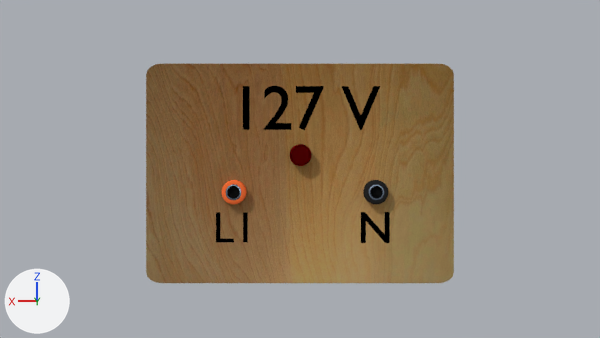
Before and after pictures for a commit that changed the Blender file SecuenciaLabSimulator/Assets/Prefabs/1.blend.
Rendered twice from the file's camera 'Camera'. Arrows for +X, +Y and +Z are at lower left; the lights stay in place.

Script lines for the objects in view, before the commit:
```python
ob_basemodulo_1 = bpy.data.objects.new('BaseModulo_1', me_cube_001)
ob_basemodulo_1.location = (0.0, 0.0, 0.0)
ob_basemodulo_1.scale = (3.5, 0.075, 2.5)
ob_entradapluganaranjado1 = bpy.data.objects.new('EntradaPlugAnaranjado1', me_cylinder_001)
ob_entradapluganaranjado1.parent = ob_basemodulo_1
ob_entradapluganaranjado1.location = (1.5, 0.19, 2.75)
ob_entradapluganaranjado1.rotation_euler = (-1.571, 0.0, 0.0)  # degrees (-90, 0, 0)
ob_entradapluganaranjado1.scale = (0.274, 0.274, 0.113)
ob_entradaplugnegro1 = bpy.data.objects.new('EntradaPlugNegro1', me_cylinder_014)
ob_entradaplugnegro1.parent = ob_basemodulo_1
ob_entradaplugnegro1.location = (-1.7, 0.19, 2.75)
ob_entradaplugnegro1.rotation_euler = (-1.571, 0.0, 0.0)  # degrees (-90, 0, 0)
ob_entradaplugnegro1.scale = (0.274, 0.274, 0.113)
ob_luzroja1 = bpy.data.objects.new('LuzRoja1', me_cylinder_010)
ob_luzroja1.parent = ob_basemodulo_1
ob_luzroja1.location = (0.0, 0.195, 3.584)
ob_luzroja1.rotation_euler = (-1.571, 0.0, 0.0)  # degrees (-90, 0, 0)
ob_luzroja1.scale = (0.246, 0.246, 0.133)
ob_texto_127_v = bpy.data.objects.new('Texto-127-V', txt_text)
ob_texto_127_v.parent = ob_basemodulo_1
ob_texto_127_v.location = (-0.103, 0.054, 4.173)
ob_texto_127_v.rotation_euler = (1.571, 0.0, 3.142)  # degrees (90, 0, 180)
ob_texto_127_v.scale = (1.43, 1.43, 1.43)
ob_texto_l1 = bpy.data.objects.new('Texto-L1', txt_text_001)
ob_texto_l1.parent = ob_basemodulo_1
ob_texto_l1.location = (1.5, 0.025, 1.6)
ob_texto_l1.rotation_euler = (1.571, 0.0, 3.142)  # degrees (90, 0, 180)
ob_texto_n = bpy.data.objects.new('Texto-N', txt_text_002)
ob_texto_n.parent = ob_basemodulo_1
ob_texto_n.location = (-1.7, 0.025, 1.6)
ob_texto_n.rotation_euler = (1.571, 0.0, 3.142)  # degrees (90, 0, 180)
```
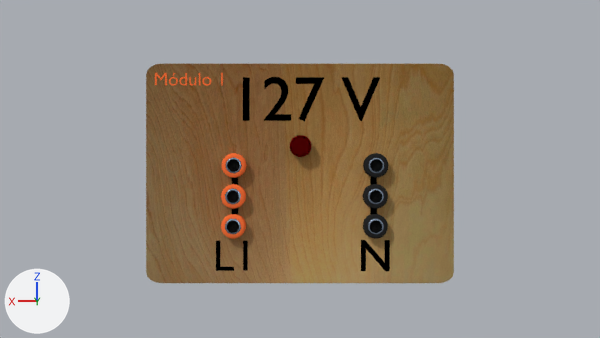
What differs and where, as boxes (x1, y1, x2, y2) in the pictures (600 x 338 px):
'Texto-127-V', moved
    before: (243, 86, 380, 130)
    after: (243, 77, 380, 121)
'EntradaPlugNegro1', moved
    before: (363, 180, 388, 204)
    after: (363, 153, 388, 178)
'EntradaPlugAnaranjado1', moved
    before: (222, 180, 247, 204)
    after: (221, 153, 247, 178)
'Texto-N', moved
    before: (361, 212, 390, 243)
    after: (361, 240, 390, 271)
'Texto-L1', moved
    before: (216, 212, 248, 242)
    after: (216, 241, 248, 271)
'LuzRoja1', moved
    before: (290, 144, 311, 166)
    after: (290, 135, 311, 157)
'EntradaPlugNegro3', added (black)
    after: (363, 214, 388, 239)
'EntradaPlugAnaranjado3', added
    after: (221, 214, 246, 239)
'EntradaPlugNegro2', added (black)
    after: (363, 184, 388, 209)
'EntradaPlugAnaranjado2', added
    after: (221, 184, 246, 209)
'NombreModulo', added
    after: (155, 73, 223, 86)
'Plane.000', added
    after: (370, 176, 377, 215)
'Plane.001', added
    after: (232, 177, 238, 214)

What the commit changed:
Mesh me_cube_000 is new.
It is a box spanning x -1.0..1.0, y -1.0..1.0, z -1.0..1.0.
It uses material mat_lestras (black #000000).
Mesh me_cube_018 is new.
It is a box spanning x -1.0..1.0, y -1.0..1.0, z -1.0..1.0.
It uses material mat_lestras (black #000000).
Text 'Text.004' (txt_text_004) is new.
Its body is 'Módulo 1'.
It uses material mat_enchufesanaranjados (orange #ff733a).
Its extrude is 0.001.
Its align x is 'CENTER'.
Its size is 0.3.
Object 'Texto-127-V' (ob_texto_127_v) moves from (-0.103, 0.054, 4.173) to (-0.103, 0.054, 4.375).
Object 'Texto-L1' (ob_texto_l1) moves from (1.5, 0.025, 1.6) to (1.5, 0.025, 0.961).
Object 'Texto-N' (ob_texto_n) moves from (-1.7, 0.025, 1.6) to (-1.7, 0.025, 0.961).
Object 'LuzRoja1' (ob_luzroja1) moves from (0.0, 0.195, 3.584) to (0.0, 0.195, 3.786).
Object 'EntradaPlugNegro1' (ob_entradaplugnegro1) moves from (-1.7, 0.19, 2.75) to (-1.7, 0.19, 3.351).
Object 'EntradaPlugAnaranjado1' (ob_entradapluganaranjado1) moves from (1.5, 0.19, 2.75) to (1.5, 0.19, 3.351).
Object 'Plane.000' (ob_plane_000) is new; it shows me_cube_000.
Its parent is ob_basemodulo_1.
Its matrix parent inverse is Matrix(((0.286, 0.0, 0.0, 0.0), (0.0, 13.33, 0.0, 0.0), (0.0, 0.0, 0.4, 0.0), (0.0, 0.0, 0.0, 1.0))).
Its location is (-1.67, 0.0719, -0.49).
Its scale is (0.07, 0.065, 0.785).
Object 'Plane.001' (ob_plane_001) is new; it shows me_cube_018.
Its parent is ob_basemodulo_1.
Its matrix parent inverse is Matrix(((0.286, 0.0, 0.0, 0.0), (0.0, 13.33, 0.0, 0.0), (0.0, 0.0, 0.4, 0.0), (0.0, 0.0, 0.0, 1.0))).
Its location is (1.474, 0.0719, -0.49).
Its scale is (0.07, 0.065, 0.785).
Object 'EntradaPlugNegro3' (ob_entradaplugnegro3) is new; it shows a copy of the mesh of ob_entradaplugnegro1.
Its parent is ob_basemodulo_1.
Its matrix parent inverse is Matrix(((0.286, 0.0, 0.0, 0.0), (0.0, 13.33, 0.0, 0.0), (0.0, 0.0, 0.4, 0.0), (0.0, 0.0, 0.0, 1.0))).
Its location is (-1.7, 0.19, -1.188).
Its rotation in degrees is (-90, 0, 0).
Its scale is (0.274, 0.274, 0.113).
Object 'EntradaPlugNegro2' (ob_entradaplugnegro2) is new; it shows a copy of the mesh of ob_entradaplugnegro1.
Its parent is ob_basemodulo_1.
Its matrix parent inverse is Matrix(((0.286, 0.0, 0.0, 0.0), (0.0, 13.33, 0.0, 0.0), (0.0, 0.0, 0.4, 0.0), (0.0, 0.0, 0.0, 1.0))).
Its location is (-1.7, 0.19, -0.514).
Its rotation in degrees is (-90, 0, 0).
Its scale is (0.274, 0.274, 0.113).
Object 'EntradaPlugAnaranjado3' (ob_entradapluganaranjado3) is new; it shows a copy of the mesh of ob_entradapluganaranjado1.
Its parent is ob_basemodulo_1.
Its matrix parent inverse is Matrix(((0.286, 0.0, 0.0, 0.0), (0.0, 13.33, 0.0, 0.0), (0.0, 0.0, 0.4, 0.0), (0.0, 0.0, 0.0, 1.0))).
Its location is (1.5, 0.19, -1.188).
Its rotation in degrees is (-90, 0, 0).
Its scale is (0.274, 0.274, 0.113).
Object 'EntradaPlugAnaranjado2' (ob_entradapluganaranjado2) is new; it shows a copy of the mesh of ob_entradapluganaranjado1.
Its parent is ob_basemodulo_1.
Its matrix parent inverse is Matrix(((0.286, 0.0, 0.0, 0.0), (0.0, 13.33, 0.0, 0.0), (0.0, 0.0, 0.4, 0.0), (0.0, 0.0, 0.0, 1.0))).
Its location is (1.5, 0.19, -0.514).
Its rotation in degrees is (-90, 0, 0).
Its scale is (0.274, 0.274, 0.113).
Object 'NombreModulo' (ob_nombremodulo) is new; it shows txt_text_004.
Its parent is ob_basemodulo_1.
Its matrix parent inverse is Matrix(((0.286, 0.0, 0.0, 0.0), (0.0, 13.33, 0.0, 0.0), (0.0, 0.0, 0.4, 0.0), (0.0, 0.0, 0.0, 1.0))).
Its location is (2.5, 0.074, 2.0).
Its rotation in degrees is (90, 0, 180).
Its scale is (1.43, 1.43, 1.43).
